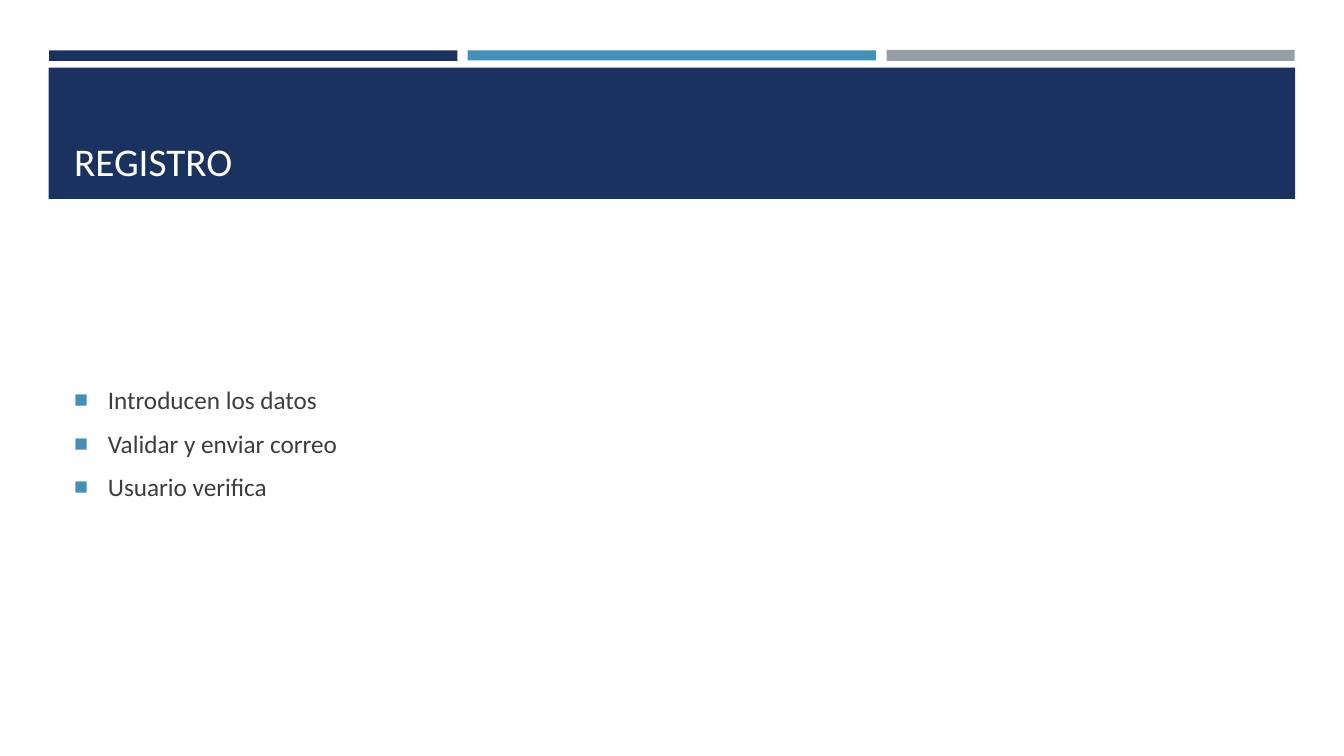
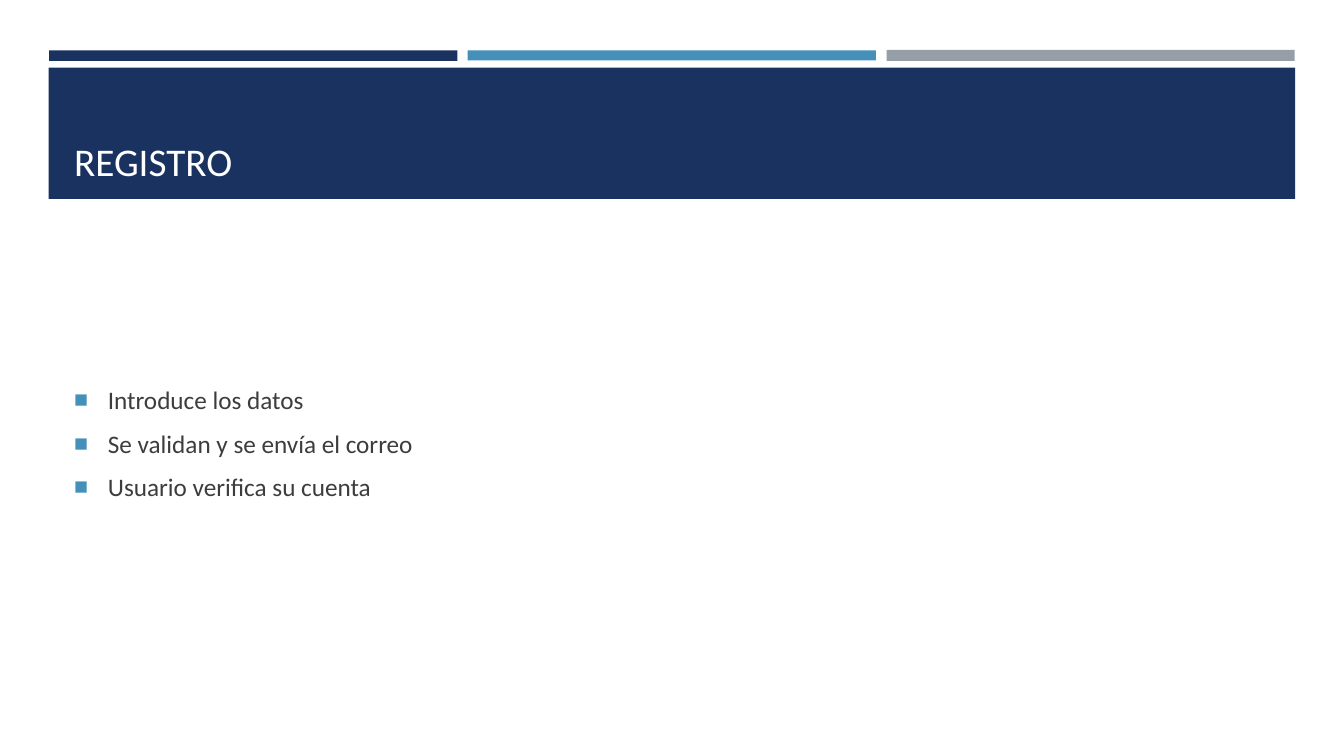
Before and after one commit to xBaank/MadridTransporte, a slide deck: slide 22 of docs/Presentacion TFG.pptx. Drawn at 1344x756 pixels with LibreOffice and Linux fonts; fonts in the diff are those of the drawing. Boxes give left, top, right and bottom in pixels: in the first picture for what was removed or moved away, otherwise in the second. Text is boxed around its words. In the diff, an @@ line names an element or a change of style, - is before the commit and + after.

```diff
--- a/docs/Presentacion TFG.pptx
+++ b/docs/Presentacion TFG.pptx
@@ text at [108,391,413,496]: text changed @@
-■ Introducen los datos
-■ Validar y enviar correo
-■ Usuario verifica
+■ Introduce los datos
+■ Se validan y se envía el correo
+■ Usuario verifica su cuenta
```
Also in this commit, not shown: 2 other slides changed, 6 slides added, 1 other file.
